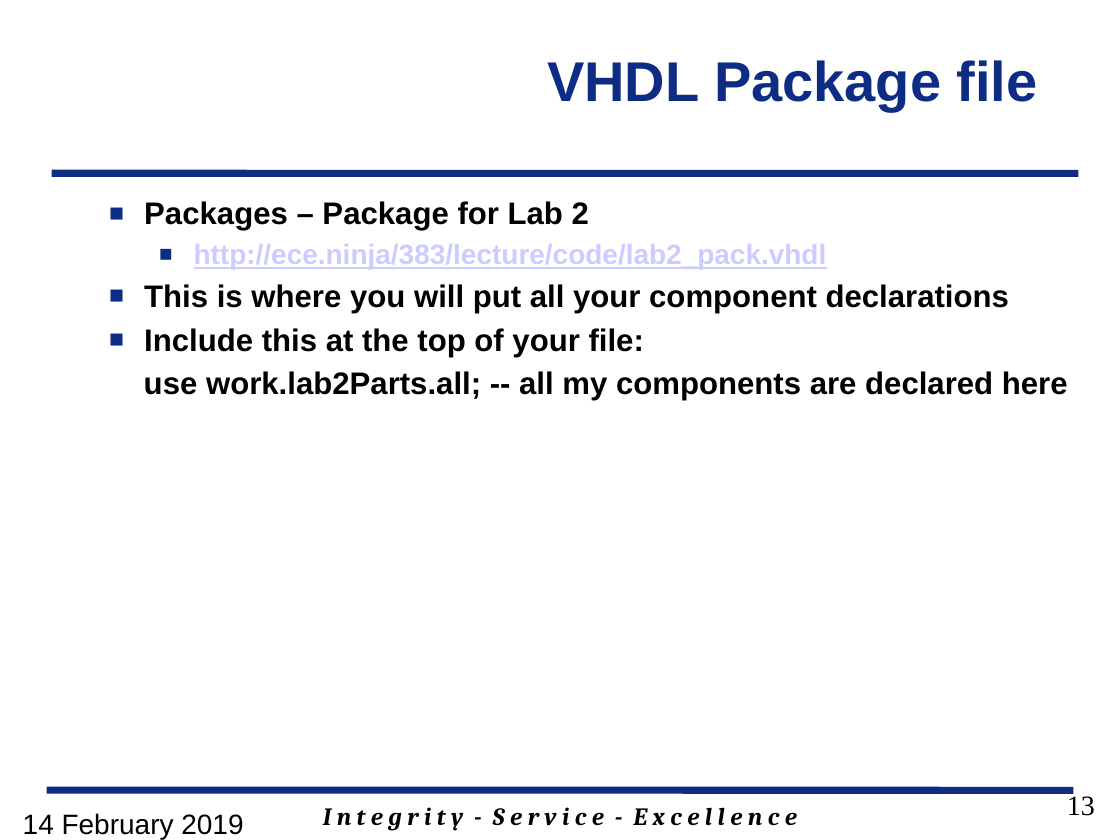
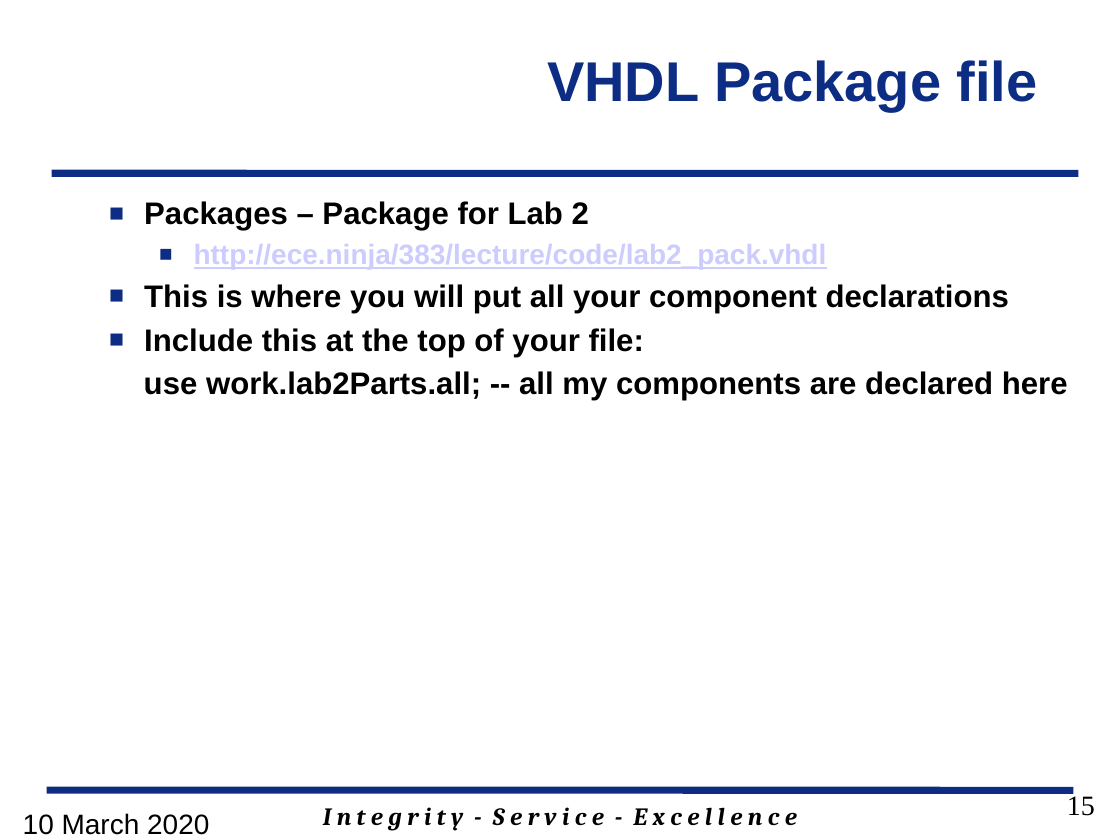
Before and after one commit to GeorgeYork/ECE383_web, a slide deck: slide 15 of lab/lab2/ECE_383_Lab2.pptx (slide 13 before the commit). Drawn at 1120x840 pixels with LibreOffice and Linux fonts; fonts in the diff are those of the drawing; background and template pictures are left out. Boxes give left, top, right and bottom in pixels: in the first picture for what was removed or moved away, otherwise in the second. Text is boxed around its words. In the diff, an @@ line names an element or a change of style, - is before the commit and + after.

```diff
--- a/lab/lab2/ECE_383_Lab2.pptx
+++ b/lab/lab2/ECE_383_Lab2.pptx
@@ page number at box(1067, 793, 1095, 816): text changed @@
-13
+15
@@ text at box(23, 813, 209, 835): text changed @@
-14 February 2019
+10 March 2020
```
Also in this commit, not shown: 7 other slides changed, 5 slides added.
